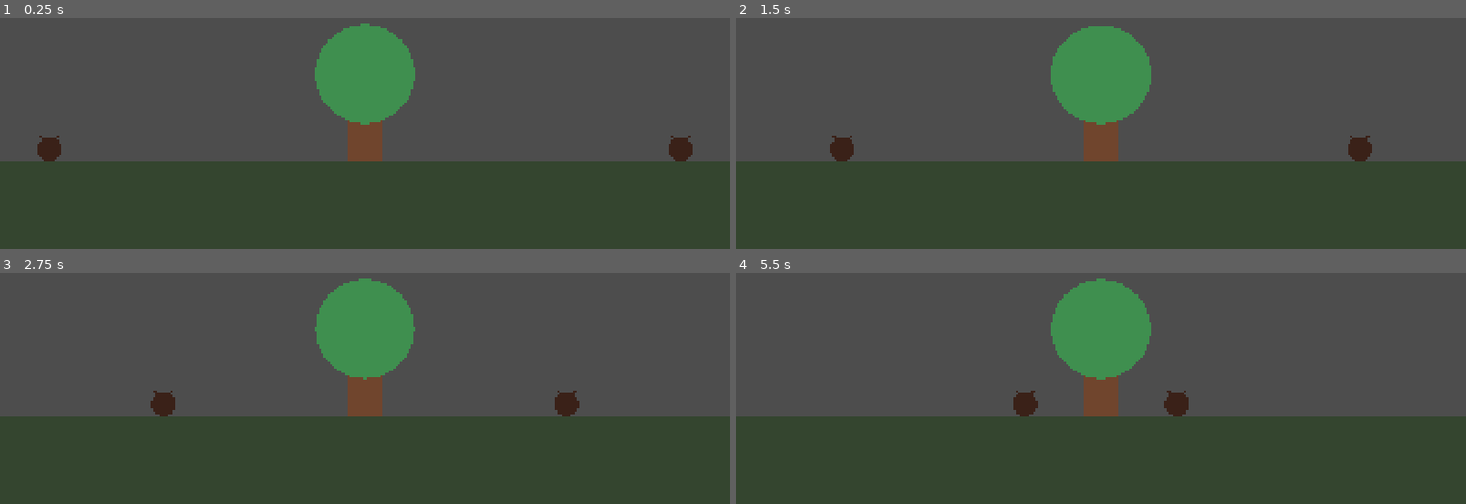
Above: before the commit, frames 1-4 (two rows, left to right).
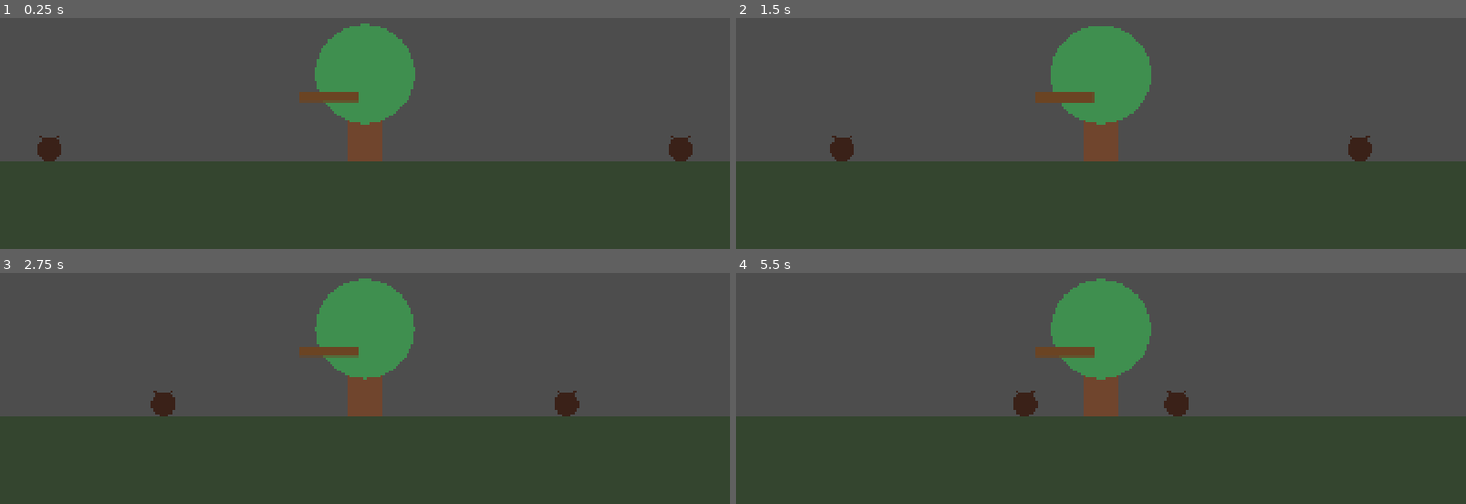
Above: after the commit, the same moments.

Repository: Triggggie/tree-guardian
Game: Godot game, scene res://scenes/main_world.tscn
Same seed, same stepped clock (60 frames per second), same inputs: the game is played once before the commit and once after it. The project has no main scene, so this scene is started directly.
Inputs:
- Up to frame 1 (0.25 s): no input
- Up to frame 2 (1.5 s): no input
- Up to frame 3 (2.75 s): no input
- Up to frame 4 (5.5 s): no input

The runs differ from the first frame. In frame 1, 0.4% of the frame differs, in the area x 41-50%, y 32-37%; in frame 2, 0.4%; in frame 3, 0.3%; in frame 4, 0.4%.

Commit message:
Add strength branch attack animation

Diff:
--- /dev/null
+++ b/scenes/branches/strength_branch.tscn
@@ -0,0 +1,14 @@
+[gd_scene format=3 uid="uid://i3e2ifeg4itl"]
+
+[ext_resource type="Script" uid="uid://bdg6ucrh3dr0u" path="res://scripts/strength_branch.gd" id="1_se3xx"]
+
+[node name="StrengthBranch" type="Node2D" unique_id=769172115]
+script = ExtResource("1_se3xx")
+
+[node name="Visual" type="Node2D" parent="." unique_id=1143745195]
+
+[node name="AttackOrigin" type="Marker2D" parent="." unique_id=126429593]
+
+[node name="CooldownTimer" type="Timer" parent="." unique_id=1110659005]
+wait_time = 1.5
+autostart = true
--- a/scenes/tree/tree.tscn
+++ b/scenes/tree/tree.tscn
@@ -1,6 +1,7 @@
 [gd_scene format=3 uid="uid://d3uxb01hw3ht0"]
 
 [ext_resource type="Script" uid="uid://b3slat4u2avky" path="res://scripts/tree.gd" id="1_cuvwl"]
+[ext_resource type="PackedScene" uid="uid://i3e2ifeg4itl" path="res://scenes/branches/strength_branch.tscn" id="2_mbf7r"]
 
 [node name="Tree" type="Node2D" unique_id=1588258163]
 script = ExtResource("1_cuvwl")
@@ -11,6 +12,9 @@
 
 [node name="LeftUpper" type="Marker2D" parent="AttachmentPoints" unique_id=1531166245]
 
+[node name="StrengthBranch" parent="AttachmentPoints/LeftUpper" unique_id=769172115 instance=ExtResource("2_mbf7r")]
+position = Vector2(-20, -170)
+
 [node name="LeftLower" type="Marker2D" parent="AttachmentPoints" unique_id=1468527652]
 
 [node name="RightUpper" type="Marker2D" parent="AttachmentPoints" unique_id=2090791204]
--- /dev/null
+++ b/scripts/strength_branch.gd
@@ -0,0 +1,50 @@
+extends Node2D
+
+
+@export var attack_angle_degrees: float = 18.0
+@export var attack_duration: float = 0.12
+
+var resting_rotation: float
+
+
+func _ready() -> void:
+	resting_rotation = rotation
+
+	var cooldown_timer := $CooldownTimer
+	cooldown_timer.timeout.connect(_on_cooldown_timer_timeout)
+
+
+func _draw() -> void:
+	draw_line(
+		Vector2.ZERO,
+		Vector2(-150, 0),
+		Color("6b4423"),
+		24.0,
+		true
+	)
+
+
+func _on_cooldown_timer_timeout() -> void:
+	perform_attack_animation()
+
+
+func perform_attack_animation() -> void:
+	var attack_rotation := resting_rotation + deg_to_rad(attack_angle_degrees)
+
+	var tween := create_tween()
+	tween.set_trans(Tween.TRANS_QUAD)
+	tween.set_ease(Tween.EASE_OUT)
+
+	tween.tween_property(
+		self,
+		"rotation",
+		attack_rotation,
+		attack_duration
+	)
+
+	tween.tween_property(
+		self,
+		"rotation",
+		resting_rotation,
+		attack_duration
+	)
Not shown, added: scripts/strength_branch.gd.uid
